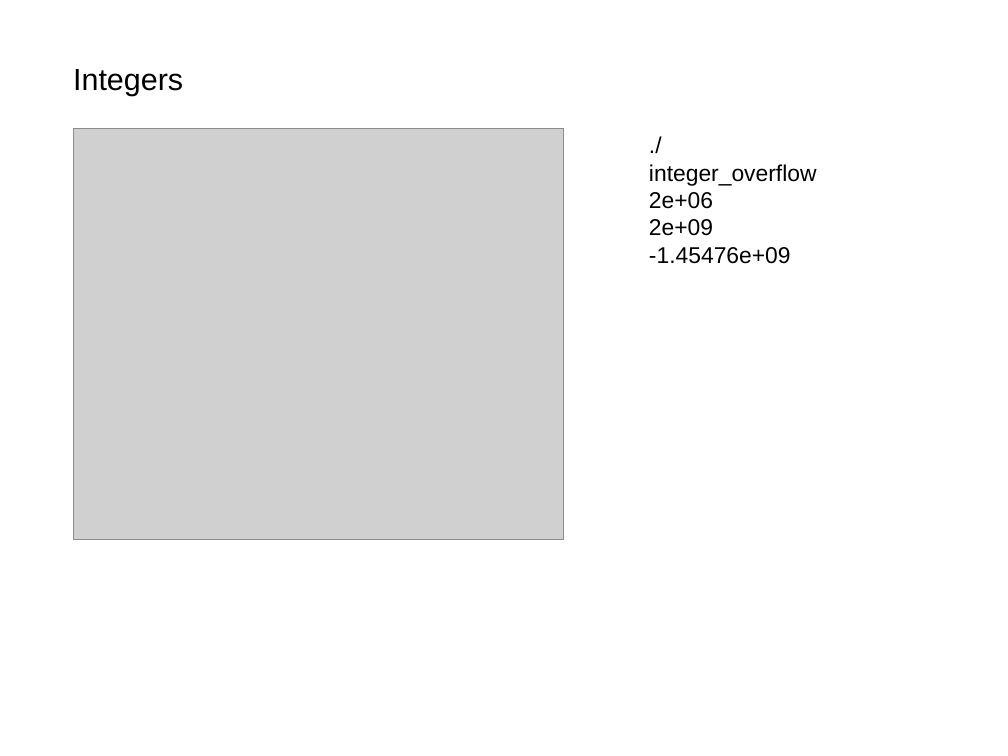
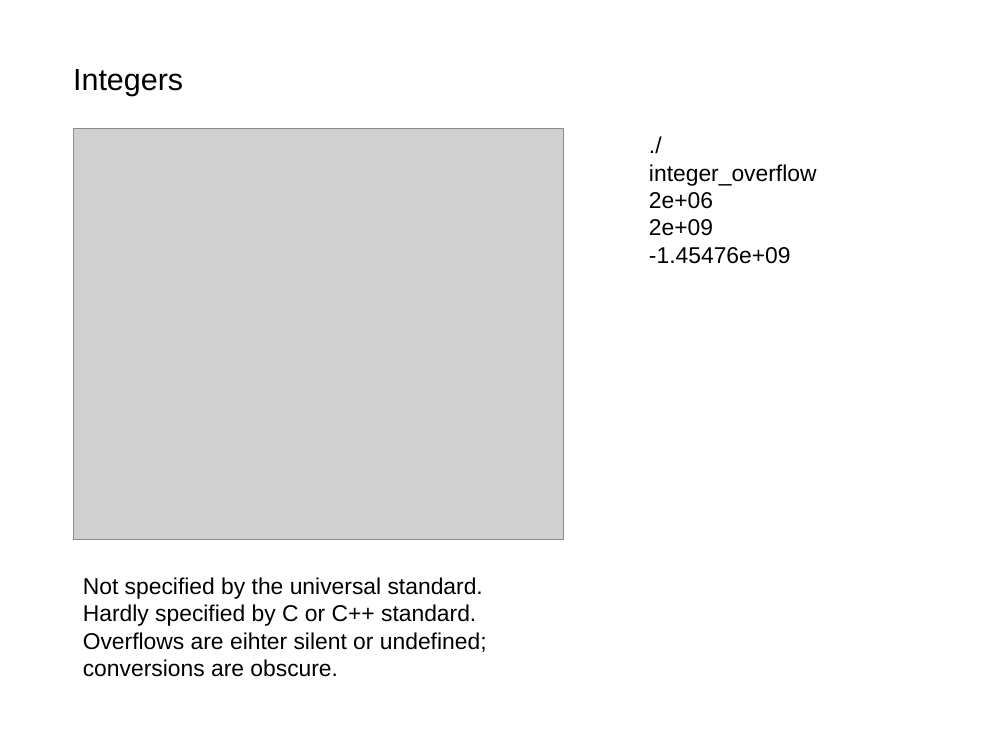
Before and after one commit to akalenuk/floating-point-experiments, a slide deck: slide 15 of floating.odp (slide 19 before the commit). Drawn at 1008x756 pixels with LibreOffice and Linux fonts; fonts in the diff are those of the drawing; grey boxes stand for pictures. Boxes give left, top, right and bottom in pixels: in the first picture for what was removed or moved away, otherwise in the second. Text is boxed around its words. In the diff, an @@ line names an element or a change of style, - is before the commit and + after.

Commit message:
presentation

```diff
--- a/floating.odp
+++ b/floating.odp
@@ text added at bbox=[83, 577, 487, 677], 18 pt, text #000000 @@
+Not specified by the universal standard.
+Hardly specified by C or C++ standard.
+Overflows are eihter silent or undefined;
+conversions are obscure.
```
Also in this commit, not shown: 2 other slides changed, 3 slides added, 5 slides removed.
